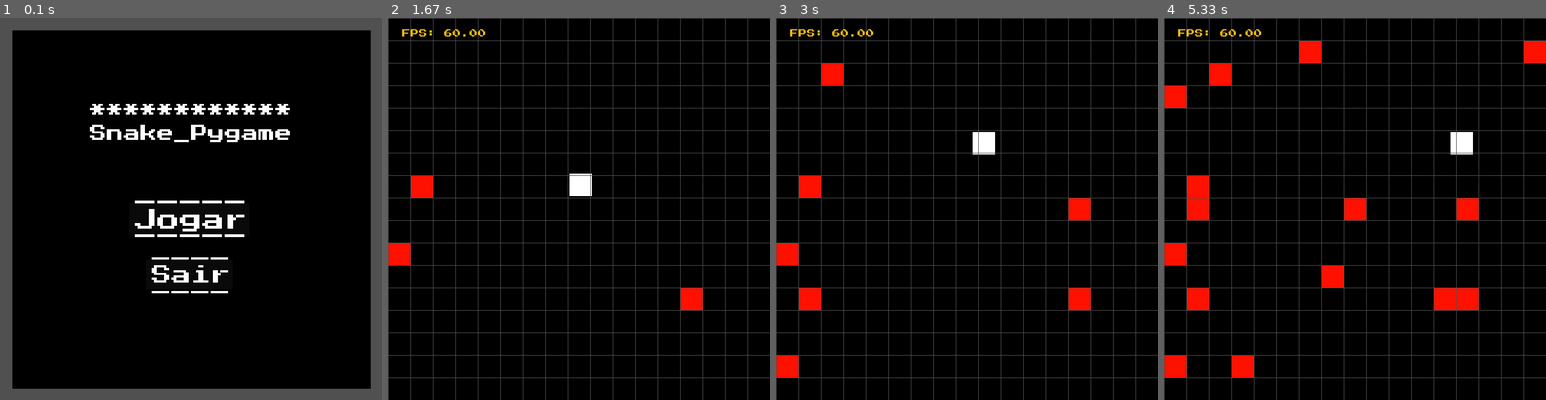
Above: before the commit, frames 1-4 (left to right).
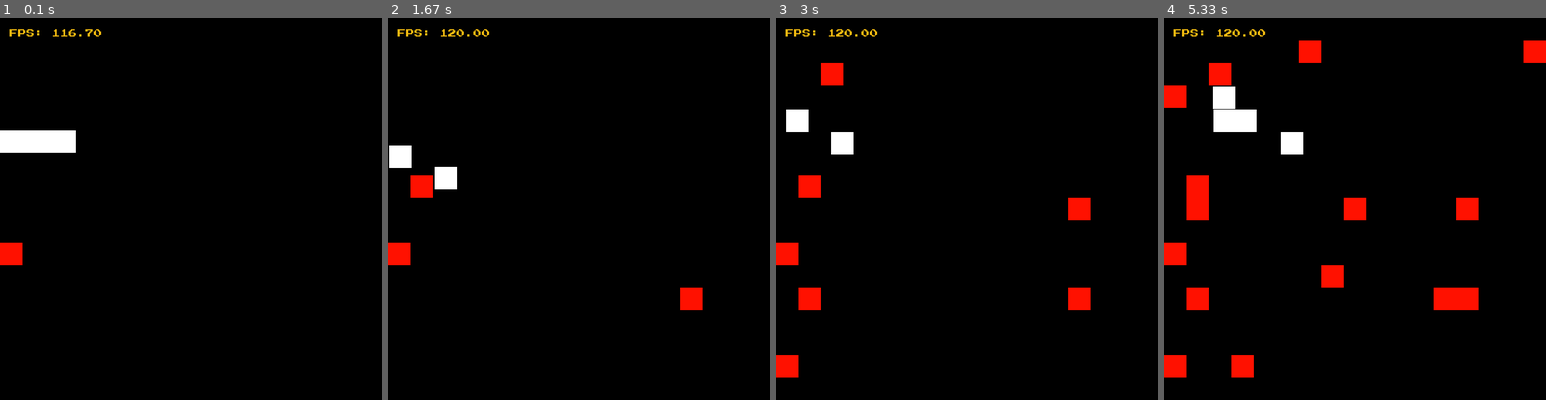
Above: after the commit, the same moments.

Repository: ClasRCDM/MyGames---OnlyInProgramming
Game: pygame game, started from Snake_Python/SnakeGame_init.py
Same seed, same stepped clock (60 frames per second), same inputs: the game is played once before the commit and once after it.
Inputs (mouse positions are in pixels of both pictures, inside the frame that each line leads up to):
- Up to frame 1 (0.1 s): no input
- Up to frame 2 (1.67 s): press the mouse at (579, 224) at 0.37 s; move the mouse to (601, 166) at 0.47 s; release the mouse at (624, 105) at 0.6 s; hold A 0.67-1.2 s; move the mouse to (697, 79) at 0.7 s; hold S 1.23-1.53 s; move the mouse to (632, 163) at 1.27 s; tap F at 1.3, 1.63 s; hold A from 1.57 s (still down); move the mouse to (437, 82) at 1.6 s
- Up to frame 3 (3 s): tap F at 1.93, 2.07, 2.47, 2.77 s; release A at 1.97 s; hold W 2-2.37 s; move the mouse to (848, 350) at 2.03 s; hold D from 2.4 s (still down); move the mouse to (944, 102) at 2.43 s
- Up to frame 4 (5.33 s): release D at 3.03 s; hold S 3.07-3.43 s; move the mouse to (1255, 266) at 3.1 s; tap F at 3.13, 3.53, 3.83, 4.03, 4.33, 4.53, 4.87, 5.17 s; hold A 3.47-3.93 s; move the mouse to (1446, 178) at 3.5 s; hold D 3.97-4.43 s; move the mouse to (1347, 174) at 4 s; hold W 4.47-4.77 s; move the mouse to (1488, 346) at 4.5 s; hold D 4.8-5.27 s; move the mouse to (1316, 262) at 4.83 s; hold A from 5.3 s (still down)

The runs differ from the first frame. In frame 1, 16% of the frame differs, in the area x 0-100%, y 0-100%; in frame 2, 6.1%; in frame 3, 6.1%; in frame 4, 6.8%.

Commit message:
movimentação do corpo
movimentação base do corpo da cobra

Diff:
--- a/Snake_Python/SnakeGame.py
+++ b/Snake_Python/SnakeGame.py
@@ -112,9 +112,9 @@
                 pcs.Entidades['cobra'].movendo()
                 pcs.Entidades['cobra'].set_velocidade(v.SNAKE_VELOCIDADE * dt)
 
-                defs.grid(pcs.janela, v.TELA_CHEIA[0],
+                '''defs.grid(pcs.janela, v.TELA_CHEIA[0],
                           v.TAMANHO_GRID, v.TAMANHO_GRID,
-                          cor=(80, 80, 80))
+                          cor=(80, 80, 80))'''
 
                 text.Texto(pcs.janela, f'FPS: {pcs.fps.get_fps():.2f}',
                             15, cor=(239, 184, 16),
@@ -137,31 +137,41 @@
 
         # % Title %
         título = text.Texto(janela, 'Snake_Pygame', 30,
-                             cor=(255, 255, 255),
-                             x=v.TELA_CHEIA[0] / 2,
-                             y=v.TELA_CHEIA[1] / 2 - 100)
+                            cor=(255, 255, 255),
+                            x=v.TELA_CHEIA[0] / 2,
+                            y=v.TELA_CHEIA[1] / 2 - 100)
         título.sublinhado(posição='cima', caractere='*')
 
         # % Play game %
         b_jogar = text.Texto(janela, 'Jogar', 40, 210, 50,
+                             rect=True,
+                             cor=(255, 255, 255),
+                             cor_fundo=(10, 10, 10),
+                             x=v.TELA_CHEIA[0] / 2,
+                             y=v.TELA_CHEIA[1] / 2 + 50)
+        b_jogar.sublinhado(posição='cima_baixo')
+
+        # % Game options %
+        b_opções = text.Texto(janela, 'Opções', 40, 250, 50,
                               rect=True,
                               cor=(255, 255, 255),
                               cor_fundo=(10, 10, 10),
                               x=v.TELA_CHEIA[0] / 2,
-                              y=v.TELA_CHEIA[1] / 2 + 50)
-        b_jogar.sublinhado(posição='cima_baixo')
+                              y=v.TELA_CHEIA[1] / 2 + 150)
+        b_opções.sublinhado(posição='cima_baixo')
 
         # % Exit %
-        b_sair = text.Texto(janela, 'Sair', 35, 150, 45,
-                             rect=True,
-                             cor=(255, 255, 255),
-                             cor_fundo=(10, 10, 10),
-                             x=v.TELA_CHEIA[0] / 2,
-                             y=v.TELA_CHEIA[1] / 2 + 150)
+        b_sair = text.Texto(janela, 'Sair', 35, 150, 50,
+                            rect=True,
+                            cor=(255, 255, 255),
+                            cor_fundo=(10, 10, 10),
+                            x=v.TELA_CHEIA[0] / 2,
+                            y=v.TELA_CHEIA[1] / 2 + 250)
         b_sair.sublinhado(posição='cima_baixo')
 
         # * Results *
         init.Textos['b_jogar'] = b_jogar
+        init.Textos['b_opções'] = b_opções
         init.Textos['b_sair'] = b_sair
 
     def menu_com_input(update, janela):
@@ -178,5 +188,7 @@
     def jogar(self):
         pygame.display.set_caption('Snake_game')
 
+        self.Textos.clear()
+
         self.Entidades['cobra'] = player.Snake()
         self.Entidades['maça'] = apple.Maça()
--- a/Snake_Python/SnakeGame_init.py
+++ b/Snake_Python/SnakeGame_init.py
@@ -5,6 +5,6 @@
 
 if __name__ == '__main__':
     Snake = Mundo()
-    Snake.variáveis_inicias()
-    Snake.set_cena('MENU')
+    Snake.variáveis_inicias(fps=120)
+    Snake.set_cena('jogar')
     Snake.iniciando()
--- a/Snake_Python/módulos/player/__init__.py
+++ b/Snake_Python/módulos/player/__init__.py
@@ -6,7 +6,7 @@
 from variáveis import maças, TELA_CHEIA
 # ------ Pygame defs ------ #
 from pygame import Surface
-from pygame import K_w, K_s, K_a, K_d
+from pygame import K_w, K_s, K_a, K_d, K_c
 from pygame import key
 # ------ Python operators ------ #
 from operator import sub, add
@@ -21,26 +21,20 @@
     SNAKE_PELE.fill(SNAKE_COR)
     SNAKE_rect = SNAKE_PELE.get_rect(topleft=snake[0])
 
-    crescente_corpo = 2
-
     @classmethod
     def update(cls, janela, MAÇA_PELE):
         cls.SNAKE_rect = [cls.SNAKE_PELE.get_rect(topleft=pos) for pos in snake]
         [janela.blit(cls.SNAKE_PELE, rect) for rect in cls.SNAKE_rect]
 
-        if cls.verificando_movimento(0) and cls.verificando_movimento(1):
-            snake.append((snake[0][0], snake[0][1]))
-
         if cls.SNAKE_rect[0].colliderect(MAÇA_PELE):
-            cls.crescente_corpo += 1
+            snake.append((snake[-1][0], snake[-1][1]))
             maças[0] = (randrange(0, TELA_CHEIA[0]) // TAMANHO_GRID*TAMANHO_GRID,
                         randrange(0, TELA_CHEIA[1]) // TAMANHO_GRID*TAMANHO_GRID)
-        else: snake.pop(1) if len(snake) >= cls.crescente_corpo else None
 
     @classmethod
-    def verificando_movimento(vr_v, pos, valor=None):
+    def verificando_movimento(vr_v, pos, parte, valor=None):
         index = valor if valor is not None else '.0'
-        x_y = f'{snake[0][pos] / TAMANHO_GRID:.3f}'
+        x_y = f'{snake[parte][pos] / TAMANHO_GRID:.3f}'
         if index in x_y:  # .025
             return True
         return False
@@ -53,43 +47,82 @@
         self.proxima_direção_cb = None
         self.proxima_direção_ed = None
 
+        self.direção_snake_ed = 'DIREITA'
+        self.direção_snake_cb = 'None'
+
     def direção(drc):
-        def verificando_direção_cb(op, v, di):
-            snake[0] = snake[0][0], op(snake[0][1], v) \
-                if minha_direção == MINHAS_DIREÇÕES[di] else snake[0][1]
+        def verificando_direção_cb(op, v, di, parte):
+            snake[parte] = snake[parte][0], op(snake[parte][1], v) \
+                if minha_direção == MINHAS_DIREÇÕES[di] else snake[parte][1]
 
-        def verificando_direção_ed(op, v, di):
-            snake[0] = op(snake[0][0], v) \
-                if minha_direção == MINHAS_DIREÇÕES[di] else snake[0][0], snake[0][1]
+        def verificando_direção_ed(op, v, di, parte):
+            snake[parte] = op(snake[parte][0], v) \
+                if minha_direção == MINHAS_DIREÇÕES[di] else snake[parte][0], snake[parte][1]
 
-        verificando_direção_cb(sub, drc.velocidade, 'CIMA')
-        verificando_direção_cb(add, drc.velocidade, 'BAIXO')
-        verificando_direção_ed(sub, drc.velocidade, 'ESQUERDA')
-        verificando_direção_ed(add, drc.velocidade, 'DIREITA')
+        def movendo_corpo_cb(direção, op):
+            def lado(pos, op):
+                if drc.direção_snake_ed == pos:
+                    snake[p_corpo] = op(snake[p_corpo][0], drc.velocidade), snake[p_corpo][1]
+
+            get_corpo = (pos for pos in range(len(snake) - 1, 0, -1) if minha_direção == direção)
+            for p_corpo in get_corpo:
+                if abs(snake[0][1] - snake[p_corpo][1]) < 40*p_corpo:
+                    lado('DIREITA', sub)
+                    lado('ESQUERDA', add)
+                else:
+                    snake[p_corpo] = snake[p_corpo][0], op(snake[p_corpo][1], drc.velocidade)
+
+        def movendo_corpo_ed(direção, op):
+            def lado(pos, op):
+                if drc.direção_snake_cb == pos:
+                    snake[p_corpo] = snake[p_corpo][0], op(snake[p_corpo][1], drc.velocidade)
+
+            get_corpo = (pos for pos in range(len(snake) - 1, 0, -1) if minha_direção == direção)
+            for p_corpo in get_corpo:
+                if abs(snake[0][0] - snake[p_corpo][0]) < 40*p_corpo:
+                    lado('BAIXO', sub)
+                    lado('CIMA', add)
+                else:
+                    snake[p_corpo] = op(snake[p_corpo][0], drc.velocidade), snake[p_corpo][1]
+
+        verificando_direção_cb(sub, drc.velocidade, 'BAIXO', 0)
+        verificando_direção_cb(add, drc.velocidade, 'CIMA', 0)
+        verificando_direção_ed(sub, drc.velocidade, 'ESQUERDA', 0)
+        verificando_direção_ed(add, drc.velocidade, 'DIREITA', 0)
 
         if drc.proxima_direção_cb is not None or drc.proxima_direção_ed is not None:
             global minha_direção
-            if drc.verificando_movimento(0):
+            if drc.verificando_movimento(0, 0):
                 minha_direção = drc.proxima_direção_cb \
                     if drc.proxima_direção_cb is not None else minha_direção
                 drc.proxima_direção_cb = None
-            if drc.verificando_movimento(1):
+            if drc.verificando_movimento(1, 0):
                 minha_direção = drc.proxima_direção_ed \
                     if drc.proxima_direção_ed is not None else minha_direção
                 drc.proxima_direção_ed = None
 
+        if len(snake) > 1:
+            movendo_corpo_ed(0, add)
+            movendo_corpo_ed(1, sub)
+            movendo_corpo_cb(2, sub)
+            movendo_corpo_cb(3, add)
+
     def movendo(mv):
         teclas = key.get_pressed()
 
-        def mover(tecla, p_direção, opção):
+        def mover(tecla, v_direção, p_direção, opção):
             if teclas[tecla]:
-                if opção == 0: mv.proxima_direção_cb = p_direção
-                elif opção == 1: mv.proxima_direção_ed = p_direção
+                if opção == 0:
+                    mv.direção_snake_cb = p_direção
+                    mv.proxima_direção_cb = v_direção
+                elif opção == 1:
+                    mv.direção_snake_ed = p_direção
+                    mv.proxima_direção_ed = v_direção
 
-        mover(K_w, MINHAS_DIREÇÕES['BAIXO'], 0)
-        mover(K_s, MINHAS_DIREÇÕES['CIMA'], 0)
-        mover(K_a, MINHAS_DIREÇÕES['DIREITA'], 1)
-        mover(K_d, MINHAS_DIREÇÕES['ESQUERDA'], 1)
+        mover(K_w, MINHAS_DIREÇÕES['CIMA'], 'CIMA', 0)
+        mover(K_s, MINHAS_DIREÇÕES['BAIXO'], 'BAIXO', 0)
+        mover(K_a, MINHAS_DIREÇÕES['DIREITA'], 'ESQUERDA', 1)
+        mover(K_d, MINHAS_DIREÇÕES['ESQUERDA'], 'DIREITA', 1)
 
     def set_velocidade(speed, velocidade):
         speed.velocidade = velocidade * -speed.velocidade_constante
--- a/Snake_Python/variáveis.py
+++ b/Snake_Python/variáveis.py
@@ -12,16 +12,16 @@
 # /global variables\ #
 
 # $ Variáveis do player $ #
-MINHAS_DIREÇÕES: dict = {'ESQUERDA': 0,
-                         'DIREITA': 1,
-                         'CIMA': 2,
-                         'BAIXO': 3}
+MINHAS_DIREÇÕES: dict = {'DIREITA': 0,
+                         'ESQUERDA': 1,
+                         'BAIXO': 2,
+                         'CIMA': 3}
 
 SNAKE_COR: tuple = (255, 255, 255)
 SNAKE_TAMANHO: tuple = (40, 40)
 SNAKE_VELOCIDADE: int = 20
 
-snake: list = [(400, 200)]
+snake: list = [(100, 200), (60, 200), (20, 200), (-20, 200)]
 
 minha_direção = MINHAS_DIREÇÕES['ESQUERDA']
 
